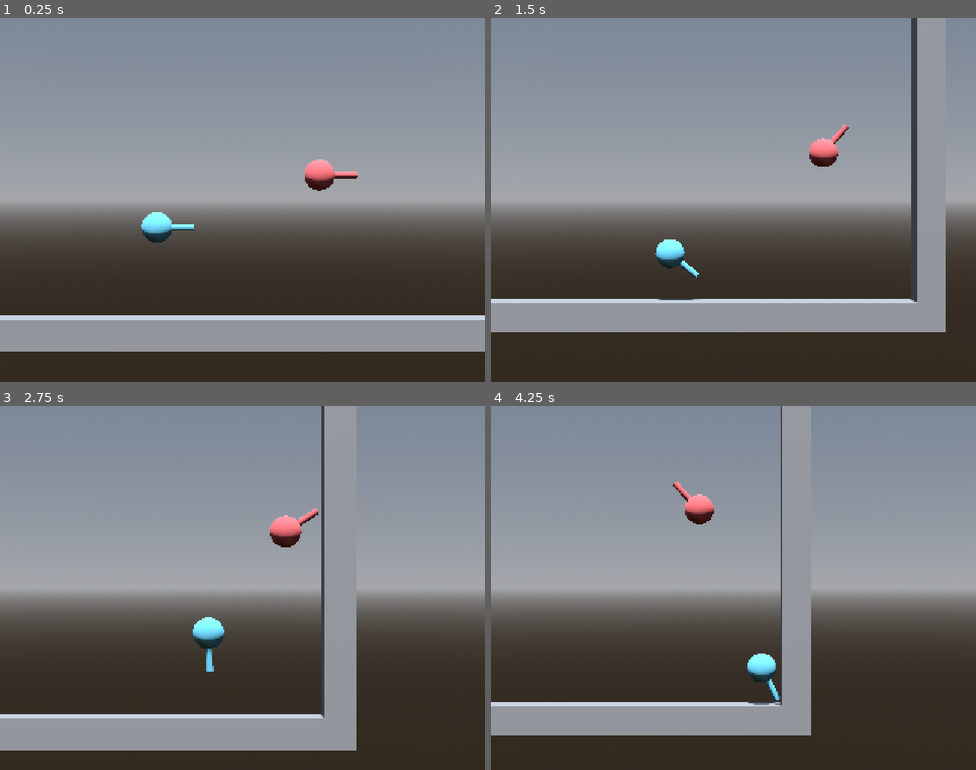
Above: before the commit, frames 1-4 (two rows, left to right).
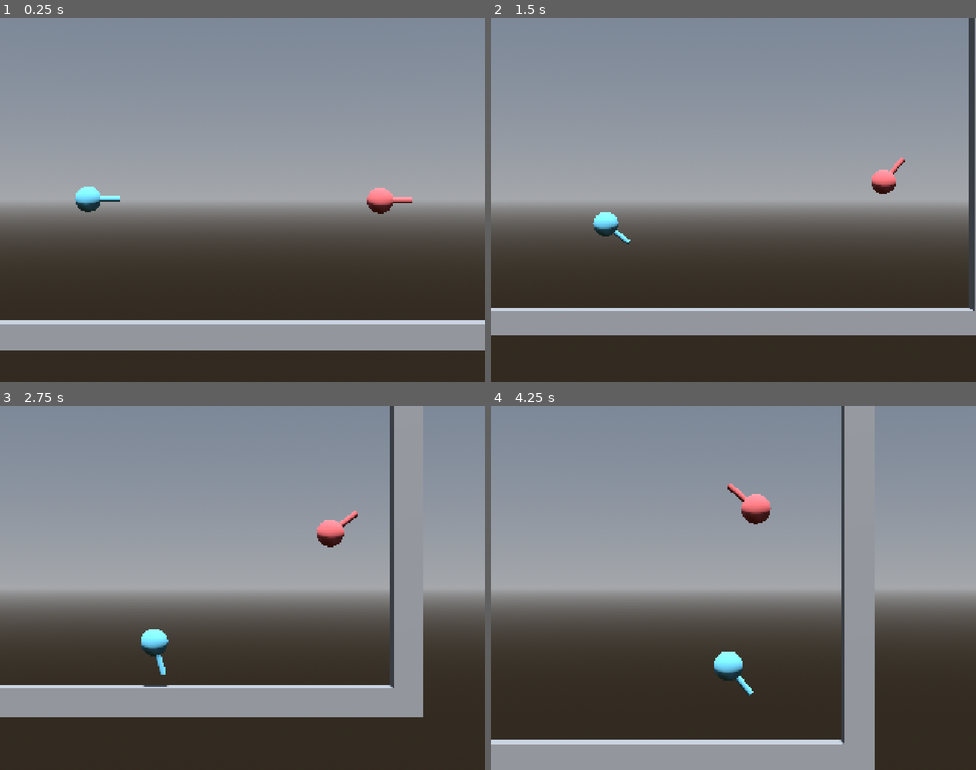
Above: after the commit, the same moments.

Repository: vipsbpig/BallonBird
Game: Godot game, scene res://Scenes/Game.tscn
Same seed, same stepped clock (60 frames per second), same inputs: the game is played once before the commit and once after it.
Inputs (mouse positions are in pixels of both pictures, inside the frame that each line leads up to):
- Up to frame 1 (0.25 s): no input
- Up to frame 2 (1.5 s): tap Enter (jump2) at 0.5 s; move the mouse to (840, 181) at 0.52 s; hold D (move_right) 0.53-1.28 s; hold J (move_left2) 0.53-1.28 s; click (840, 181) at 0.67 s; tap Space (jump) at 0.77, 1.07 s; tap L (move_right2) at 0.8, 1.35 s; move the mouse to (636, 218) at 1.27 s; hold S from 1.28 s (still down)
- Up to frame 3 (2.75 s): tap Space (jump) at 1.52, 1.55, 1.82, 2.1 s; move the mouse to (291, 507) at 2.02 s; release S at 2.03 s; hold D (move_right) from 2.03 s (still down); tap Enter (jump2) at 2.3 s
- Up to frame 4 (4.25 s): move the mouse to (709, 660) at 2.77 s; release D (move_right) at 2.78 s; hold W 2.78-3.53 s; tap Enter (jump2) at 2.85 s; click (709, 660) at 2.92 s; tap Space (jump) at 3.02, 3.32, 3.77, 4.07 s; tap J (move_left2) at 3.05 s; move the mouse to (879, 642) at 3.52 s; hold A (move_left) from 3.53 s (still down); hold J (move_left2) from 3.53 s (still down); tap L (move_right2) at 3.8 s

The runs differ from the first frame. In frame 1, 4.6% of the frame differs, in the area x 0-100%, y 38-92%; in frame 2, 9.2%; in frame 3, 20%, in the area x 0-88%, y 0-95%; in frame 4, 20%.

Commit message:
spawn birds via "prefab"

Diff:
--- a/Ballons/Mock/MockBallon.tscn
+++ b/Ballons/Mock/MockBallon.tscn
@@ -1,10 +1,6 @@
-[gd_scene load_steps=14 format=3 uid="uid://d8820thlxuqb"]
+[gd_scene load_steps=12 format=3 uid="uid://d8820thlxuqb"]
 
-[ext_resource type="Material" path="res://Ballons/Mock/BlueBird.tres" id="1_2o7av"]
-[ext_resource type="Script" path="res://Scripts/input_behaviour.gd" id="1_3mcgo"]
-[ext_resource type="Script" path="res://Scripts/hurt_box.gd" id="2_5j6g1"]
-[ext_resource type="Script" path="res://Scripts/attack_behaviour.gd" id="2_8bssc"]
-[ext_resource type="Script" path="res://Scripts/health_component.gd" id="5_ybvq5"]
+[ext_resource type="Material" uid="uid://djkmajce4r0m5" path="res://Ballons/Mock/BlueBird.tres" id="1_2o7av"]
 [ext_resource type="Script" path="res://Scripts/camera_component.gd" id="6_rjx3l"]
 
 [sub_resource type="PhysicsMaterial" id="PhysicsMaterial_00qlv"]
@@ -13,13 +9,17 @@
 [sub_resource type="SphereMesh" id="SphereMesh_h1bja"]
 material = ExtResource("1_2o7av")
 
+[sub_resource type="StandardMaterial3D" id="StandardMaterial3D_0sbyr"]
+
 [sub_resource type="SphereShape3D" id="SphereShape3D_f8134"]
+
+[sub_resource type="CylinderMesh" id="CylinderMesh_nxd32"]
+material = ExtResource("1_2o7av")
+
+[sub_resource type="StandardMaterial3D" id="StandardMaterial3D_jgvm0"]
 
 [sub_resource type="CylinderShape3D" id="CylinderShape3D_fs1t1"]
 height = 3.353
-
-[sub_resource type="CylinderMesh" id="CylinderMesh_nxd32"]
-material = ExtResource("1_2o7av")
 
 [sub_resource type="BoxShape3D" id="BoxShape3D_1doq2"]
 size = Vector3(0.757263, 0.252197, 1)
@@ -35,54 +35,36 @@
 gravity_scale = 0.0
 constant_force = Vector3(0, 0.1, 0)
 
-[node name="MeshInstance3D" type="MeshInstance3D" parent="."]
+[node name="BodyMesh" type="MeshInstance3D" parent="."]
 mesh = SubResource("SphereMesh_h1bja")
+surface_material_override/0 = SubResource("StandardMaterial3D_0sbyr")
 
-[node name="CollisionShape3D" type="CollisionShape3D" parent="."]
+[node name="BodyCollision" type="CollisionShape3D" parent="."]
 shape = SubResource("SphereShape3D_f8134")
 
-[node name="CollisionShape3D2" type="CollisionShape3D" parent="."]
+[node name="BeakMesh" type="MeshInstance3D" parent="."]
+transform = Transform3D(-9.39795e-09, -0.364425, 0, 0.215, -1.59295e-08, 0, 0, 0, 0.215, 0.851526, 0, 0)
+mesh = SubResource("CylinderMesh_nxd32")
+surface_material_override/0 = SubResource("StandardMaterial3D_jgvm0")
+
+[node name="BeakCollision" type="CollisionShape3D" parent="."]
 transform = Transform3D(-9.39795e-09, -0.215, 0, 0.215, -9.39795e-09, 0, 0, 0, 0.215, 0.851526, 0, 0)
 shape = SubResource("CylinderShape3D_fs1t1")
-
-[node name="MeshInstance3D2" type="MeshInstance3D" parent="CollisionShape3D2"]
-transform = Transform3D(1, 0, 0, 0, 1.695, 0, 0, 0, 1, 0, 0, 0)
-mesh = SubResource("CylinderMesh_nxd32")
-skeleton = NodePath("../..")
 
 [node name="HitBox" type="Area3D" parent="."]
 collision_layer = 2
 collision_mask = 4
 
-[node name="CollisionShape3D" type="CollisionShape3D" parent="HitBox"]
+[node name="HitboxCollision" type="CollisionShape3D" parent="HitBox"]
 transform = Transform3D(1, 0, 0, 0, 1, 0, 0, 0, 1, 0.83326, 0.0032959, 0)
 shape = SubResource("BoxShape3D_1doq2")
 
-[node name="HurtBox" type="Area3D" parent="." node_paths=PackedStringArray("healthComponent")]
+[node name="HurtBox" type="Area3D" parent="."]
 collision_layer = 4
 collision_mask = 0
-script = ExtResource("2_5j6g1")
-healthComponent = NodePath("../HealthComponent")
 
-[node name="CollisionShape3D" type="CollisionShape3D" parent="HurtBox"]
+[node name="HurtBoxCollision" type="CollisionShape3D" parent="HurtBox"]
 shape = SubResource("BoxShape3D_6e0kp")
-
-[node name="InputBehaviour" type="Node" parent="." node_paths=PackedStringArray("rigidBody")]
-script = ExtResource("1_3mcgo")
-rigidBody = NodePath("..")
-maxSpeed = 15.0
-rotateSpeed = 180.0
-jumpForce = 40.0
-rotaionDampForce = 5.0
-
-[node name="AttackBehaviour" type="Node" parent="." node_paths=PackedStringArray("rigidBody", "hitBox", "hurtBox")]
-script = ExtResource("2_8bssc")
-rigidBody = NodePath("..")
-hitBox = NodePath("../HitBox")
-hurtBox = NodePath("../HurtBox")
-
-[node name="HealthComponent" type="Node" parent="."]
-script = ExtResource("5_ybvq5")
 
 [node name="CameraComponent" type="Node" parent="." node_paths=PackedStringArray("followTarget")]
 script = ExtResource("6_rjx3l")
--- a/Ballons/Mock/MockBallon2.tscn
+++ /dev/null
@@ -1,90 +0,0 @@
-[gd_scene load_steps=14 format=3 uid="uid://cto2ht8o722lu"]
-
-[ext_resource type="Material" path="res://Ballons/Mock/RedBird.tres" id="1_lhfth"]
-[ext_resource type="Script" path="res://Scripts/input_behaviour.gd" id="2_q010t"]
-[ext_resource type="Script" path="res://Scripts/hurt_box.gd" id="3_7ti32"]
-[ext_resource type="Script" path="res://Scripts/attack_behaviour.gd" id="4_3m41a"]
-[ext_resource type="Script" path="res://Scripts/health_component.gd" id="5_wybvu"]
-[ext_resource type="Script" path="res://Scripts/camera_component.gd" id="6_a54ww"]
-
-[sub_resource type="PhysicsMaterial" id="PhysicsMaterial_00qlv"]
-bounce = 0.6
-
-[sub_resource type="SphereMesh" id="SphereMesh_h1bja"]
-material = ExtResource("1_lhfth")
-
-[sub_resource type="SphereShape3D" id="SphereShape3D_f8134"]
-
-[sub_resource type="CylinderShape3D" id="CylinderShape3D_fs1t1"]
-height = 3.353
-
-[sub_resource type="CylinderMesh" id="CylinderMesh_nxd32"]
-material = ExtResource("1_lhfth")
-
-[sub_resource type="BoxShape3D" id="BoxShape3D_flick"]
-size = Vector3(0.757263, 0.252197, 1)
-
-[sub_resource type="BoxShape3D" id="BoxShape3D_2dtmm"]
-
-[node name="Ballon" type="RigidBody3D"]
-axis_lock_linear_z = true
-axis_lock_angular_x = true
-axis_lock_angular_y = true
-mass = 0.2
-physics_material_override = SubResource("PhysicsMaterial_00qlv")
-gravity_scale = 0.0
-constant_force = Vector3(0, 0.1, 0)
-
-[node name="MeshInstance3D" type="MeshInstance3D" parent="."]
-mesh = SubResource("SphereMesh_h1bja")
-
-[node name="CollisionShape3D" type="CollisionShape3D" parent="."]
-shape = SubResource("SphereShape3D_f8134")
-
-[node name="CollisionShape3D2" type="CollisionShape3D" parent="."]
-transform = Transform3D(-9.39795e-09, -0.215, 0, 0.215, -9.39795e-09, 0, 0, 0, 0.215, 0.851526, 0, 0)
-shape = SubResource("CylinderShape3D_fs1t1")
-
-[node name="MeshInstance3D2" type="MeshInstance3D" parent="CollisionShape3D2"]
-transform = Transform3D(1, 0, 0, 0, 1.695, 0, 0, 0, 1, 0, 0, 0)
-mesh = SubResource("CylinderMesh_nxd32")
-skeleton = NodePath("../..")
-
-[node name="HitBox" type="Area3D" parent="."]
-collision_layer = 2
-collision_mask = 4
-
-[node name="CollisionShape3D" type="CollisionShape3D" parent="HitBox"]
-transform = Transform3D(1, 0, 0, 0, 1, 0, 0, 0, 1, 0.83326, 0.0032959, 0)
-shape = SubResource("BoxShape3D_flick")
-
-[node name="HurtBox" type="Area3D" parent="." node_paths=PackedStringArray("healthComponent")]
-collision_layer = 4
-collision_mask = 0
-script = ExtResource("3_7ti32")
-healthComponent = NodePath("../HealthComponent")
-
-[node name="CollisionShape3D" type="CollisionShape3D" parent="HurtBox"]
-shape = SubResource("BoxShape3D_2dtmm")
-
-[node name="InputBehaviour" type="Node" parent="." node_paths=PackedStringArray("rigidBody")]
-script = ExtResource("2_q010t")
-rigidBody = NodePath("..")
-maxSpeed = 15.0
-rotateSpeed = 180.0
-jumpForce = 40.0
-rotaionDampForce = 5.0
-player_index = 1
-
-[node name="AttackBehaviour" type="Node" parent="." node_paths=PackedStringArray("rigidBody", "hitBox", "hurtBox")]
-script = ExtResource("4_3m41a")
-rigidBody = NodePath("..")
-hitBox = NodePath("../HitBox")
-hurtBox = NodePath("../HurtBox")
-
-[node name="HealthComponent" type="Node" parent="."]
-script = ExtResource("5_wybvu")
-
-[node name="CameraComponent" type="Node" parent="." node_paths=PackedStringArray("followTarget")]
-script = ExtResource("6_a54ww")
-followTarget = NodePath("..")
--- a/Scenes/Game.tscn
+++ b/Scenes/Game.tscn
@@ -1,13 +1,33 @@
-[gd_scene load_steps=11 format=3 uid="uid://bat6am4i5o3cb"]
+[gd_scene load_steps=15 format=3 uid="uid://bat6am4i5o3cb"]
 
 [ext_resource type="Script" path="res://addons/phantom_camera/scripts/phantom_camera_host/phantom_camera_host.gd" id="1_ue1lb"]
 [ext_resource type="PackedScene" uid="uid://iu5r7md2ly71" path="res://Arena/Arena.tscn" id="2_muf8x"]
+[ext_resource type="Script" path="res://Scripts/bird_config.gd" id="2_occr3"]
+[ext_resource type="Material" uid="uid://djkmajce4r0m5" path="res://Ballons/Mock/BlueBird.tres" id="3_b5jjg"]
 [ext_resource type="Script" path="res://addons/phantom_camera/scripts/phantom_camera/phantom_camera_3d.gd" id="3_jpvp5"]
+[ext_resource type="Material" uid="uid://c20fo10ds06e6" path="res://Ballons/Mock/RedBird.tres" id="4_1ek25"]
 [ext_resource type="Script" path="res://addons/phantom_camera/scripts/resources/tween_resource.gd" id="4_b67g5"]
 [ext_resource type="Script" path="res://addons/phantom_camera/scripts/resources/camera_3d_resource.gd" id="5_dpqps"]
 [ext_resource type="Script" path="res://Scripts/camera_controller.gd" id="5_w7o3c"]
-[ext_resource type="PackedScene" uid="uid://d8820thlxuqb" path="res://Ballons/Mock/MockBallon.tscn" id="6_0vunb"]
-[ext_resource type="PackedScene" uid="uid://cto2ht8o722lu" path="res://Ballons/Mock/MockBallon2.tscn" id="7_qhp0d"]
+[ext_resource type="Script" path="res://Scripts/game_manager.gd" id="8_ylc3v"]
+
+[sub_resource type="Resource" id="Resource_pjcnc"]
+script = ExtResource("2_occr3")
+maxHealth = 1.0
+maxSpeed = 12.0
+rotateSpeed = 180.0
+rotateTime = 0.05
+jumpForce = 40.0
+rotaionDampForce = 5.0
+
+[sub_resource type="Resource" id="Resource_qu0bc"]
+script = ExtResource("2_occr3")
+maxHealth = 1.0
+maxSpeed = 12.0
+rotateSpeed = 180.0
+rotateTime = 0.05
+jumpForce = 40.0
+rotaionDampForce = 5.0
 
 [sub_resource type="Resource" id="Resource_i5y80"]
 script = ExtResource("4_b67g5")
@@ -29,6 +49,18 @@
 
 [node name="Game" type="Node3D"]
 
+[node name="GameManager" type="Node" parent="." node_paths=PackedStringArray("p1_position", "p2_position")]
+script = ExtResource("8_ylc3v")
+p1_position = NodePath("../P1Ref")
+p2_position = NodePath("../P2Ref")
+p1_group = "p1"
+p2_group = "p2"
+p1_data = SubResource("Resource_pjcnc")
+p2_data = SubResource("Resource_qu0bc")
+p1_mat = ExtResource("3_b5jjg")
+p2_mat = ExtResource("4_1ek25")
+attackSpeedThreshold = 5.0
+
 [node name="Camera3D" type="Camera3D" parent="."]
 transform = Transform3D(1, 0, 0, 0, 1, 0, 0, 0, 1, 5.27782, 5.12624, 1)
 fov = 24.0
@@ -45,13 +77,13 @@
 
 [node name="CameraController" type="Node" parent="PhantomCamera3D" node_paths=PackedStringArray("pCam")]
 script = ExtResource("5_w7o3c")
+distanc_min_max = Vector2(23, 35)
 pCam = NodePath("..")
-distanc_min_max = Vector2(23, 35)
 
 [node name="Arena" parent="." instance=ExtResource("2_muf8x")]
 
-[node name="Ballon" parent="." instance=ExtResource("6_0vunb")]
-transform = Transform3D(1, 0, 0, 0, 1, 0, 0, 0, 1, 0, 3.42185, 0)
+[node name="P1Ref" type="Node3D" parent="."]
+transform = Transform3D(1, 0, 0, 0, 1, 0, 0, 0, 1, -6.50898, 5.26258, 0)
 
-[node name="Ballon2" parent="." instance=ExtResource("7_qhp0d")]
-transform = Transform3D(1, 0, 0, 0, 1, 0, 0, 0, 1, 5.27782, 5.12624, 0)
+[node name="P2Ref" type="Node3D" parent="."]
+transform = Transform3D(1, 0, 0, 0, 1, 0, 0, 0, 1, 4.81249, 5.21065, 0)
--- /dev/null
+++ b/Scripts/bird_config.gd
@@ -0,0 +1,9 @@
+class_name BirdConfig
+extends Resource
+
+@export var maxHealth : float = 1
+@export var maxSpeed : float = 12
+@export var rotateSpeed : float = 180
+@export var rotateTime : float = 0.05
+@export var jumpForce : float = 40
+@export var rotaionDampForce : float = 5
--- /dev/null
+++ b/Scripts/game_manager.gd
@@ -0,0 +1,146 @@
+class_name GameManager
+extends Node
+
+@export var p1_position : Node3D
+@export var p2_position : Node3D
+
+# references
+var p1_rigidBody : RigidBody3D
+var p2_rigidBody : RigidBody3D
+
+var p1_hitBox : Area3D
+var p2_hitBox : Area3D
+
+# config
+@export var p1_group : String
+@export var p2_group : String
+
+@export var p1_data : BirdConfig
+@export var p2_data : BirdConfig
+
+@export var p1_mat : StandardMaterial3D
+@export var p2_mat : StandardMaterial3D
+
+@export var attackSpeedThreshold : float
+
+# runtime
+var p1_health : float
+var p2_health : float
+
+var p1_holdDuration : float
+var p2_holdDuration : float
+
+var prefabPath : String = "res://Ballons/Mock/MockBallon.tscn"
+var hitBoxPath : NodePath = ^"HitBox"
+
+var isFinished : bool = false
+
+func _ready() -> void:
+
+	# p1 initialization
+	p1_rigidBody = load(prefabPath).instantiate() as RigidBody3D
+	p1_rigidBody.position = p1_position.position
+	add_child(p1_rigidBody)
+
+	p1_hitBox = p1_rigidBody.get_node(hitBoxPath) as Area3D
+
+	p1_health = p1_data.maxHealth
+	p1_hitBox.area_entered.connect(_on_p1_area_entered)
+	p1_rigidBody.add_to_group(p1_group)
+	for child in p1_rigidBody.get_children():
+		if child is MeshInstance3D:
+			child.set_surface_override_material(0, p1_mat)
+
+	# p2 initialization
+	p2_rigidBody = load(prefabPath).instantiate() as RigidBody3D
+	p2_rigidBody.position = p2_position.position
+	add_child(p2_rigidBody)
+
+	p2_hitBox = p2_rigidBody.get_node(hitBoxPath) as Area3D
+
+	p2_health = p2_data.maxHealth
+	p2_hitBox.area_entered.connect(_on_p2_area_entered)
+	p2_rigidBody.add_to_group(p2_group)
+	for child in p2_rigidBody.get_children():
+		if child is MeshInstance3D:
+			child.set_surface_override_material(0, p2_mat)
+
+func _on_p1_area_entered(other: Area3D) -> void:
+	if other.get_parent().is_in_group(p2_group):
+		p2_health -= 1
+
+func _on_p2_area_entered(other: Area3D) -> void:
+	if other.get_parent().is_in_group(p1_group):
+		p1_health -= 1
+
+func _process(_delta: float) -> void:
+	if isFinished || p1_health > 0 && p2_health > 0:
+		return
+	if p1_health == 0:
+		print("p1 is defeated!")
+		isFinished = true
+		return
+	if p2_health == 0:
+		print("p2 is defeated!")
+		isFinished = true
+		return
+
+func _physics_process(delta: float) -> void:
+	# if the game is finished, it shouldn't update anything
+	if isFinished:
+		return
+
+	# if the linear velocity of each player is slower than threshold, it shouldn't attack
+	p1_hitBox.monitoring = p1_rigidBody.linear_velocity.length() >= attackSpeedThreshold
+	p2_hitBox.monitoring = p2_rigidBody.linear_velocity.length() >= attackSpeedThreshold
+
+	# process input for each player
+	p1_holdDuration = process_input(
+		p1_rigidBody,
+		p1_data,
+		delta,
+		p1_holdDuration,
+		"move_left",
+		"move_right",
+		"jump");
+	p2_holdDuration = process_input(
+		p2_rigidBody,
+		p2_data, delta,
+		p2_holdDuration,
+		"move_left2",
+		"move_right2",
+		"jump2");
+
+func process_input(
+		rigidBody: RigidBody3D,
+		player: BirdConfig,
+		delta: float,
+		holdDuration: float,
+		left_input: String,
+		right_input: String,
+		jump_input: String) -> float:
+	var velocity : Vector3 = rigidBody.angular_velocity
+	var rotateDirection : int = 0
+
+	if Input.is_action_pressed(left_input):
+		rotateDirection = 1
+	elif Input.is_action_pressed(right_input):
+		rotateDirection = -1
+
+	if Input.is_action_just_pressed(left_input) || Input.is_action_just_pressed(right_input):
+		holdDuration = player.rotateTime
+
+	holdDuration -= delta
+
+	if rotateDirection != 0 && holdDuration > 0:
+		velocity.z = player.rotateSpeed * rotateDirection * delta
+	else:
+		velocity.z = lerp(velocity.z, 0.0, player.rotaionDampForce * delta)
+
+	rigidBody.angular_velocity = velocity
+
+	if Input.is_action_just_pressed(jump_input):
+		var local_x_direction = rigidBody.transform.basis.x
+		rigidBody.apply_force(local_x_direction * player.jumpForce)
+
+	return holdDuration
